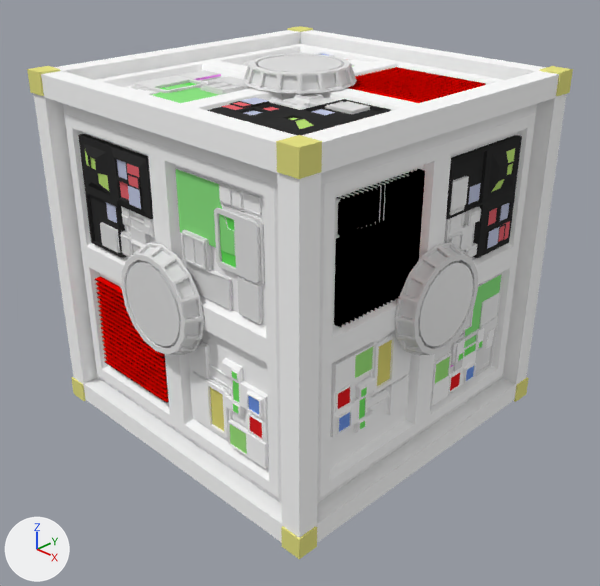
An edit to the Blender file bastion_cube.blend, drawn before and after from the same camera.
Both versions are drawn from a 50 mm camera at (1.554, -1.547, 0.939) aimed at (0.044, -0.043, -0.117). The axes (+X, +Y, +Z) are drawn at lower left. The lights are the same throughout.
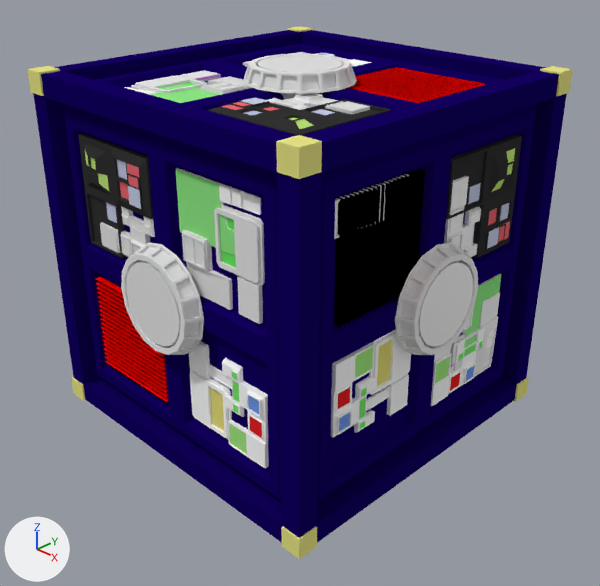
Edits to the bpy script that builds the scene:
```text
Change mat_material:
    mat_material.base_color: (1.0, 1.0, 1.0) -> (0.00689, 0.0, 0.119)  # white #ffffff -> dark blue #140061
```

Boxes (x1, y1, x2, y2) around the edits, measured in the pictures (600 x 586 px):
'Cube', recoloured (white to blue)
    both: (33, 30, 567, 543)
